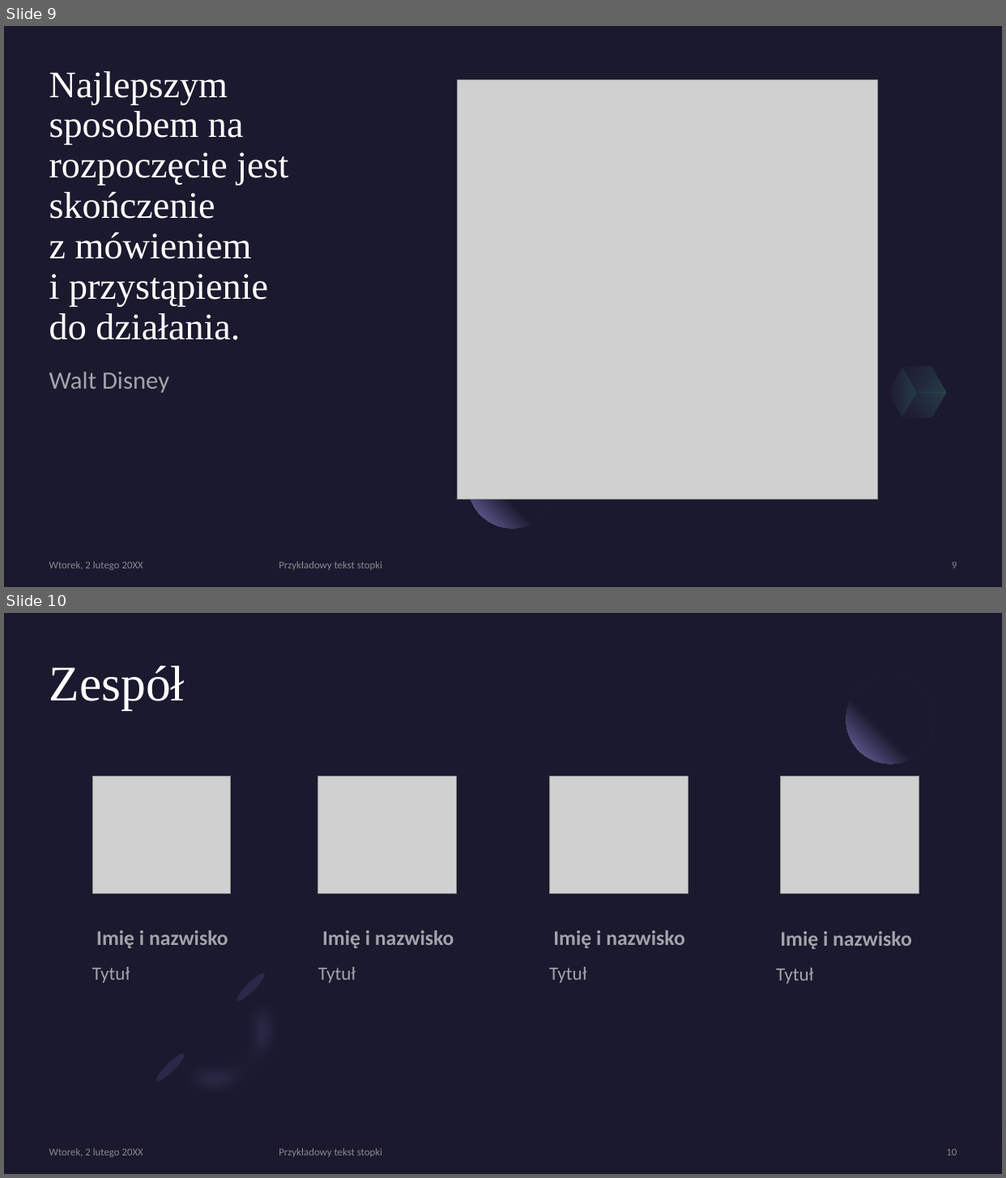
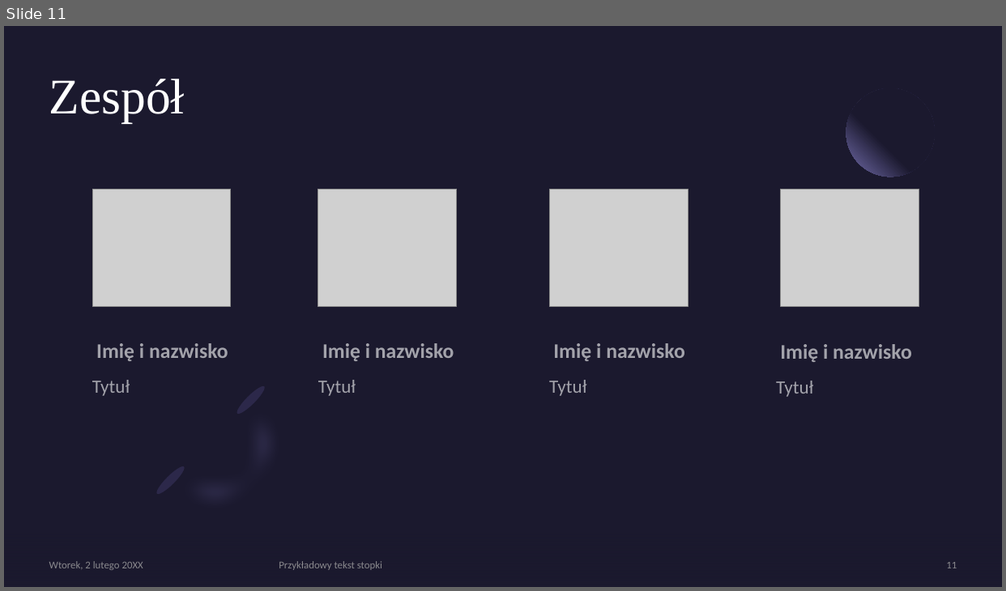
Before and after one commit to Kindly000/kik_project_CRC32, a slide deck: Implementacja kodu wielomianowego CRC-32 – IEEE 802-3.pptx. Shown one above the other, each under a label of ours: slides 9 and 10 before the commit, slide 11 after it. The pictures are 1006x1178 and 1006x591 pixels, drawn with LibreOffice and Linux fonts; fonts in the diff are those of the drawing; grey boxes stand for pictures. Boxes give left, top, right and bottom in pixels: in the first picture for what was removed or moved away, otherwise in the second. Text is boxed around its words. In the diff, an @@ line names an element or a change of style, - is before the commit and + after.

```diff
--- a/Implementacja kodu wielomianowego CRC-32 – IEEE 802-3.pptx
+++ b/Implementacja kodu wielomianowego CRC-32 – IEEE 802-3.pptx
@@ slide 9 removed at (x1=4, y1=26, x2=1002, y2=587), background #1B192E @@
@@ title removed at (x1=49, y1=71, x2=288, y2=340) @@
-Najlepszym sposobem na rozpoczęcie jest skończenie
-z mówieniem
-i przystąpienie
-do działania.
@@ picture removed at (x1=457, y1=80, x2=877, y2=500) @@
@@ freeform shape removed at (x1=895, y1=354, x2=954, y2=406) @@
@@ text removed at (x1=49, y1=372, x2=169, y2=393) @@
-Walt Disney
@@ freeform shape removed at (x1=881, y1=367, x2=924, y2=418) @@
@@ freeform shape removed at (x1=902, y1=380, x2=946, y2=431) @@
@@ ellipse removed at (x1=468, y1=440, x2=556, y2=528) @@
@@ text removed at (x1=49, y1=561, x2=143, y2=570) @@
-Wtorek, 2 lutego 20XX
@@ text removed at (x1=279, y1=561, x2=382, y2=570) @@
-Przykładowy tekst stopki
@@ page number removed at (x1=952, y1=562, x2=957, y2=569) @@
-9
@@ what was slide 10 is now slide 11 @@
@@ page number at (x1=946, y1=562, x2=957, y2=569): text changed @@
-10
+11
```
Also in this commit, not shown: 3 slides changed, 3 slides added, 1 other slide removed.
